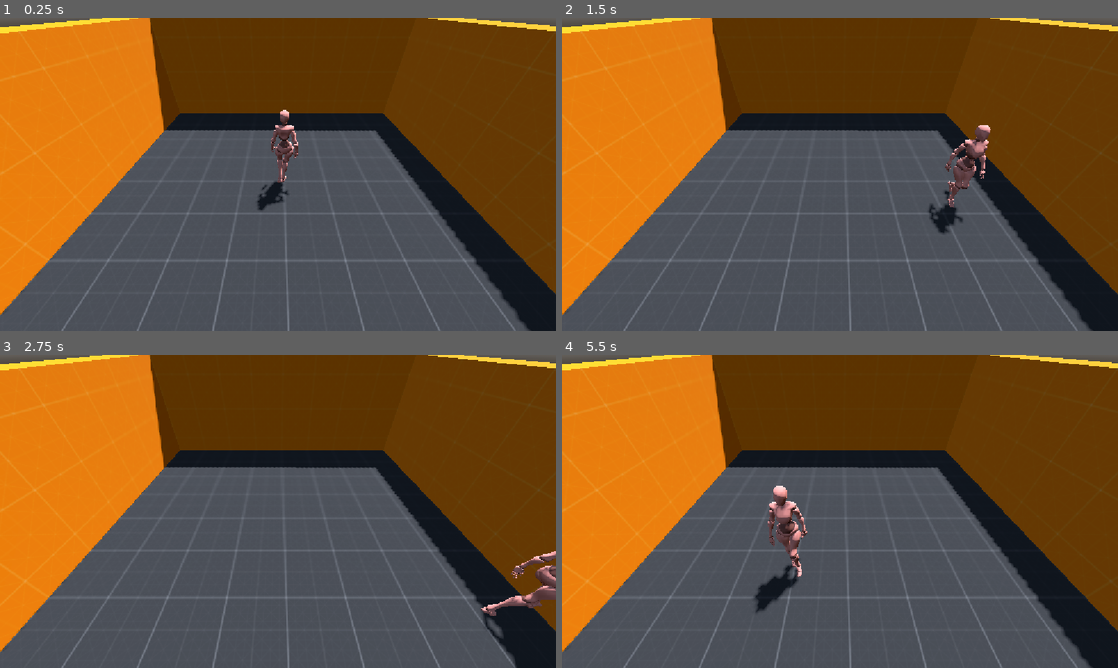
Above: before the commit, frames 1-4 (two rows, left to right).
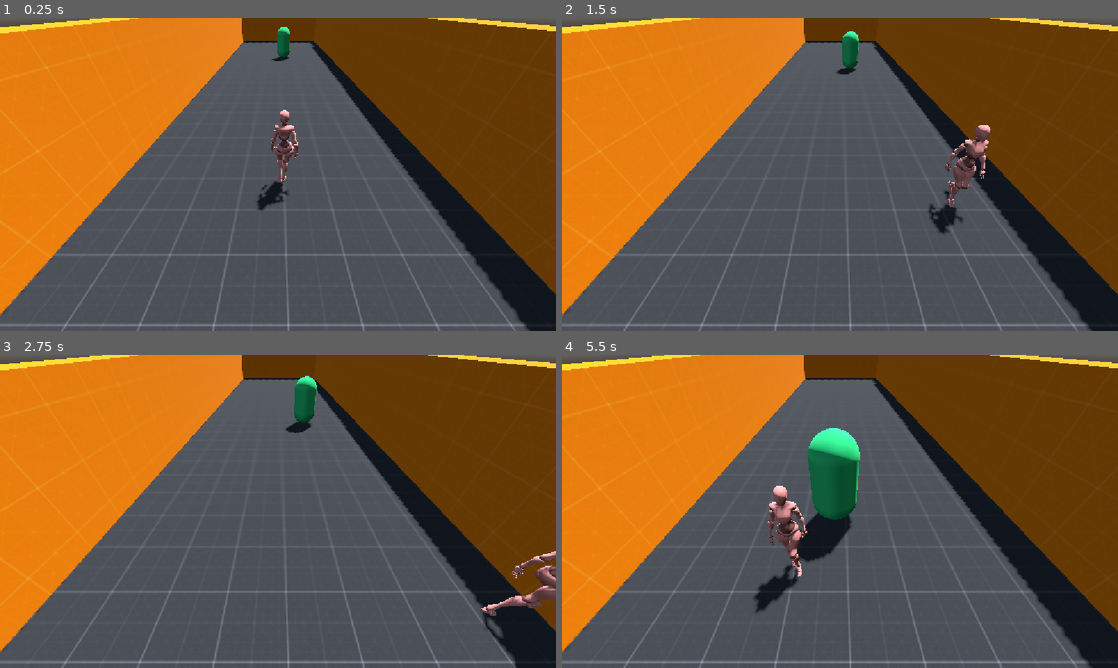
Above: after the commit, the same moments.

Repository: AnthonyDrow21/SummonerCircle
Game: Godot game, scene res://scenes/world.tscn
Two runs of this game, one before a commit and one after it. Both use one fixed random seed, a clock stepped at 60 frames per second and the inputs below.
Inputs:
- Up to frame 1 (0.25 s): no input
- Up to frame 2 (1.5 s): tap Enter (ui_accept) at 0.5, 0.77 s; hold D (right) 0.53-1.28 s; hold S (backward) from 1.28 s (still down)
- Up to frame 3 (2.75 s): tap Enter (ui_accept) at 1.52 s; release S (backward) at 2.03 s; hold D (right) from 2.03 s (still down)
- Up to frame 4 (5.5 s): release D (right) at 2.78 s; hold W (forward) 2.78-3.53 s; tap Enter (ui_accept) at 3.02, 3.77, 4.52 s; hold A (left) 3.53-5.03 s; hold S (backward) from 5.03 s (still down)

The runs differ from the first frame. In frame 1, 12% of the frame differs, in the area x 0-95%, y 0-99%; in frame 2, 13%; in frame 3, 12%; in frame 4, 15%.

Commit message:
Added elf summon that path finds toward the player each frame.

Diff:
--- a/project.godot
+++ b/project.godot
@@ -42,6 +42,11 @@
 "events": [Object(InputEventKey,"resource_local_to_scene":false,"resource_name":"","device":-1,"window_id":0,"alt_press …(192 unchanged characters)…
 ]
 }
+cast_spell={
+"deadzone": 0.2,
+"events": [Object(InputEventKey,"resource_local_to_scene":false,"resource_name":"","device":-1,"window_id":0,"alt_pressed":false,"shift_pressed":false,"ctrl_pressed":false,"meta_pressed":false,"pressed":false,"keycode":0,"physical_keycode":32,"key_label":0,"unicode":32,"location":0,"echo":false,"script":null)
+]
+}
 
 [physics]
 
--- /dev/null
+++ b/scenes/summons/elf.gd
@@ -0,0 +1,16 @@
+extends CharacterBody3D
+
+@onready var nav_agent = $NavigationAgent3D
+@export var speed = 3.0
+
+func _physics_process(delta: float) -> void:
+	# Get the current location in world space.
+	var currentLocation = global_transform.origin
+	var nextLocation = nav_agent.get_next_path_position()
+	var newVelocity = (nextLocation - currentLocation).normalized() * speed
+
+	velocity = newVelocity
+	move_and_slide()
+
+func updateTargetLocation(targetLocation):
+	nav_agent.target_position = targetLocation
--- /dev/null
+++ b/scenes/summons/elf.tscn
@@ -0,0 +1,24 @@
+[gd_scene format=3 uid="uid://c1y7q7enuval6"]
+
+[ext_resource type="Script" uid="uid://ykrklqgstfj5" path="res://scenes/summons/elf.gd" id="1_2h18i"]
+
+[sub_resource type="CapsuleShape3D" id="CapsuleShape3D_otjlk"]
+
+[sub_resource type="StandardMaterial3D" id="StandardMaterial3D_g4gaj"]
+albedo_color = Color(0.20546466, 0.86479086, 0.49779886, 1)
+
+[sub_resource type="CapsuleMesh" id="CapsuleMesh_ra2i3"]
+material = SubResource("StandardMaterial3D_g4gaj")
+
+[node name="Elf" type="CharacterBody3D" unique_id=1942693401 groups=["Summon"]]
+script = ExtResource("1_2h18i")
+
+[node name="CollisionShape3D" type="CollisionShape3D" parent="." unique_id=1982194870]
+transform = Transform3D(1, 0, 0, 0, 1, 0, 0, 0, 1, 0, 1, 0)
+shape = SubResource("CapsuleShape3D_otjlk")
+
+[node name="MeshInstance3D" type="MeshInstance3D" parent="." unique_id=747231882]
+transform = Transform3D(1, 0, 0, 0, 1, 0, 0, 0, 1, 0, 1, 0)
+mesh = SubResource("CapsuleMesh_ra2i3")
+
+[node name="NavigationAgent3D" type="NavigationAgent3D" parent="." unique_id=1584515468]
--- /dev/null
+++ b/scenes/world.gd
@@ -0,0 +1,7 @@
+extends Node3D
+
+@onready var player = $Player
+
+func _physics_process(delta: float) -> void:
+	# collect all summons and set the target position
+	get_tree().call_group("Summon", "updateTargetLocation", player.global_transform.origin)
--- a/scenes/world.tscn
+++ b/scenes/world.tscn
@@ -1,8 +1,10 @@
 [gd_scene format=3 uid="uid://c2igh5gmmcdp3"]
 
 [ext_resource type="Material" uid="uid://dblbvft0p3qq0" path="res://materials/Floor_Material.tres" id="1_4wyf3"]
+[ext_resource type="Script" uid="uid://bbsxur2qmnf0g" path="res://scenes/world.gd" id="1_k0juu"]
 [ext_resource type="Material" uid="uid://btui03s5cg852" path="res://materials/Wall_Material.tres" id="2_k0juu"]
 [ext_resource type="PackedScene" uid="uid://ds84tlxrlhtr8" path="res://scenes/player.tscn" id="3_71j4m"]
+[ext_resource type="PackedScene" uid="uid://c1y7q7enuval6" path="res://scenes/summons/elf.tscn" id="5_71j4m"]
 
 [sub_resource type="ProceduralSkyMaterial" id="ProceduralSkyMaterial_aqk2v"]
 sky_horizon_color = Color(0.66224277, 0.6717428, 0.6867428, 1)
@@ -16,7 +18,13 @@
 sky = SubResource("Sky_036b0")
 glow_enabled = true
 
+[sub_resource type="NavigationMesh" id="NavigationMesh_g4gaj"]
+vertices = PackedVector3Array(-4.5, 3.6000001, -24.607344, -4.5, 3.6000001, -24.107344, 4.5, 3.6000001, -24.107344, 4.5, 3.6000001, -24.607344, -3.25, 0.6000001, -23.357344, -3.25, 0.6000001, 3.3926563, 3.5, 0.6000001, 3.3926563, 3.5, 0.6000001, -23.357344)
+polygons = [PackedInt32Array(3, 2, 0), PackedInt32Array(0, 2, 1), PackedInt32Array(7, 6, 4), PackedInt32Array(4, 6, 5)]
+cell_height = 0.05
+
 [node name="World" type="Node3D" unique_id=1378071032]
+script = ExtResource("1_k0juu")
 
 [node name="WorldEnvironment" type="WorldEnvironment" parent="." unique_id=128914428]
 environment = SubResource("Environment_dwbse")
@@ -28,36 +36,43 @@
 [node name="Camera3D" type="Camera3D" parent="." unique_id=1164754136]
 transform = Transform3D(1, -5.6194292e-08, 2.1796549e-07, -9.705821e-08, 0.76604444, 0.64278764, -2.0309224e-07, -0.64278764, 0.76604444, -0.13999748, 3.8200006, 3.7000017)
 
-[node name="map" type="Node3D" parent="." unique_id=255922257]
+[node name="Player" parent="." unique_id=101806134 instance=ExtResource("3_71j4m")]
+transform = Transform3D(1, 0, 0, 0, 1, 0, 0, 0, 1, 0, 0.5, 0)
 
-[node name="Floor" type="CSGBox3D" parent="map" unique_id=1181525288]
+[node name="Elf" parent="." unique_id=1942693401 instance=ExtResource("5_71j4m")]
+transform = Transform3D(1, 0, 0, 0, 1, 0, 0, 0, 1, 0.3, 0.5, -15.400001)
+
+[node name="NavigationRegion3D" type="NavigationRegion3D" parent="." unique_id=1160274171]
+navigation_mesh = SubResource("NavigationMesh_g4gaj")
+
+[node name="map" type="Node3D" parent="NavigationRegion3D" unique_id=255922257]
+
+[node name="Floor" type="CSGBox3D" parent="NavigationRegion3D/map" unique_id=1181525288]
+transform = Transform3D(1, 0, 0, 0, 1, 0, 0, 0, 1, 0, 0, -10.1)
 material_override = ExtResource("1_4wyf3")
 use_collision = true
-size = Vector3(10, 1, 10)
+size = Vector3(10, 1, 30)
 
-[node name="Wall" type="CSGBox3D" parent="map" unique_id=1471011671]
-transform = Transform3D(1, 0, 0, 0, 1, 0, 0, 0, 1, -4.5, 2, 0)
+[node name="Wall" type="CSGBox3D" parent="NavigationRegion3D/map" unique_id=1471011671]
+transform = Transform3D(1, 0, 0, 0, 1, 0, 0, 0, 1, -4.5, 2, -10.050001)
 material_override = ExtResource("2_k0juu")
 use_collision = true
-size = Vector3(1, 3, 10)
+size = Vector3(1, 3, 30.1)
 
-[node name="Wall2" type="CSGBox3D" parent="map" unique_id=739452571]
-transform = Transform3D(1, 0, 0, 0, 1, 0, 0, 0, 1, 4.5, 2, 0)
+[node name="Wall2" type="CSGBox3D" parent="NavigationRegion3D/map" unique_id=739452571]
+transform = Transform3D(1, 0, 0, 0, 1, 0, 0, 0, 1, 4.5, 2, -10.049999)
 material_override = ExtResource("2_k0juu")
 use_collision = true
-size = Vector3(1, 3, 10)
+size = Vector3(1, 3, 30.1)
 
-[node name="Wall3" type="CSGBox3D" parent="map" unique_id=1139035038]
+[node name="Wall3" type="CSGBox3D" parent="NavigationRegion3D/map" unique_id=1139035038]
 transform = Transform3D(0.0013352893, 0, 0.9999991, 0, 1, 0, -0.9999991, 0, 0.0013352893, -0.012227185, 2, 4.499775)
 material_override = ExtResource("2_k0juu")
 use_collision = true
 size = Vector3(1, 3, 8.1)
 
-[node name="Wall4" type="CSGBox3D" parent="map" unique_id=1394093333]
-transform = Transform3D(0.0019441205, 0, 0.9999982, 0, 1, 0, -0.9999982, 0, 0.0019441205, 0.012225851, 2, -4.49947)
+[node name="Wall4" type="CSGBox3D" parent="NavigationRegion3D/map" unique_id=1394093333]
+transform = Transform3D(0.0019441205, 0, 0.9999982, 0, 1, 0, -0.9999982, 0, 0.0019441205, 0.012225851, 2, -24.59947)
 material_override = ExtResource("2_k0juu")
 use_collision = true
 size = Vector3(1, 3, 8.1)
-
-[node name="Player" parent="." unique_id=101806134 instance=ExtResource("3_71j4m")]
-transform = Transform3D(1, 0, 0, 0, 1, 0, 0, 0, 1, 0, 0.5, 0)
Not shown, added: scenes/summons/elf.gd.uid
Not shown, added: scenes/world.gd.uid
